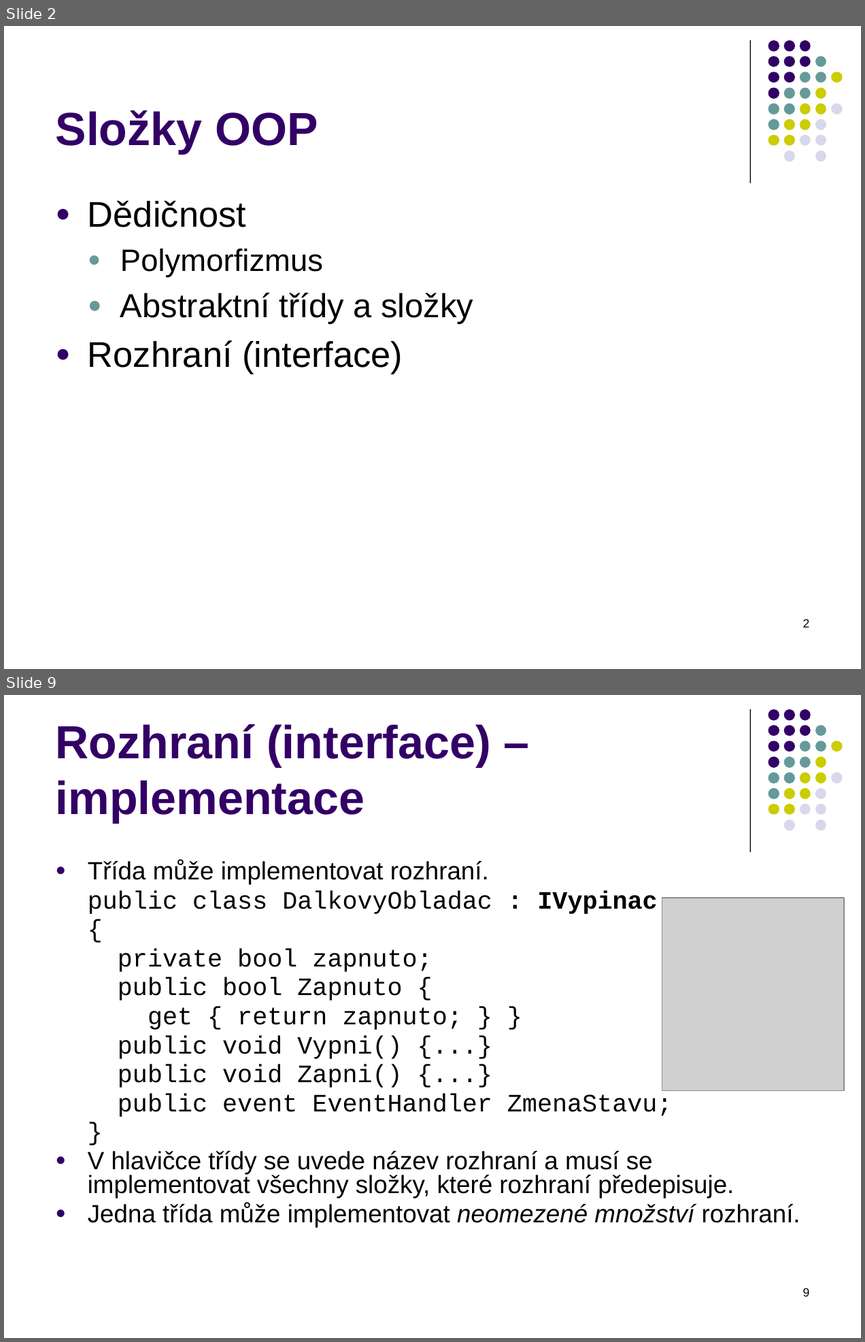
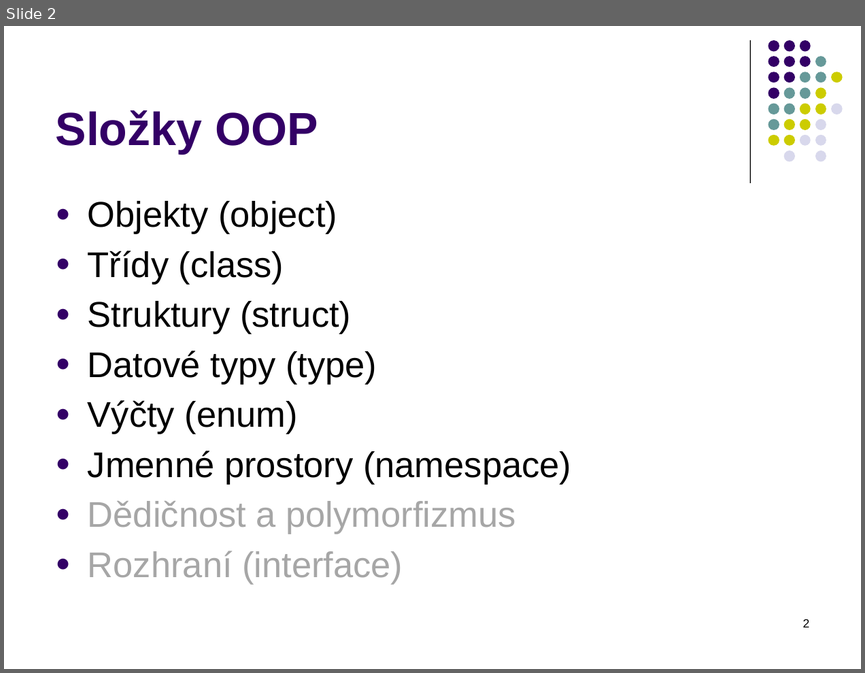
Before and after one commit to PetrVobornik/prednasky, a slide deck: Xamarin.Forms/01-OOP-a-NET/OOP-1-tridy.ppsx. Shown one above the other, each under a label of ours: slides 2 and 9 before the commit, slide 2 after it; the slides between them are not shown. The pictures are 865x1342 and 865x673 pixels, drawn with LibreOffice and Linux fonts; fonts in the diff are those of the drawing; grey boxes stand for pictures. Boxes give left, top, right and bottom in pixels: in the first picture for what was removed or moved away, otherwise in the second. Text is boxed around its words. In the diff, an @@ line names an element or a change of style, - is before the commit and + after.

```diff
--- a/Xamarin.Forms/01-OOP-a-NET/OOP-1-tridy.ppsx
+++ b/Xamarin.Forms/01-OOP-a-NET/OOP-1-tridy.ppsx
@@ slide 9 removed at box(4, 695, 861, 1338), background #FFFFFF; not listed: 32 template elements that a slide beside it also shows @@
@@ title removed at box(56, 724, 491, 823) @@
-Rozhraní (interface) – implementace
@@ text removed at box(88, 860, 800, 1227) @@
-● Třída může implementovat rozhraní.
-public class DalkovyObladac : IVypinac
-{
-private bool zapnuto;
-public bool Zapnuto {
-get { return zapnuto; } }
-public void Vypni() {...}
-public void Zapni() {...}
-public event EventHandler ZmenaStavu;
-}
-● V hlavičce třídy se uvede název rozhraní a musí se implementovat všechny složky, které rozhraní předepisuje.
-● Jedna třída může implementovat neomezené množství rozhraní.
@@ picture removed at box(662, 898, 844, 1091) @@
@@ page number removed at box(803, 1287, 810, 1296) @@
-9
@@ slide 2 changed as well @@
@@ text at box(88, 201, 571, 534): text changed; size 28 to 30 pt @@
-● Dědičnost
-  ● Polymorfizmus
-  ● Abstraktní třídy a složky
+● Objekty (object)
+● Třídy (class)
+● Struktury (struct)
+● Datové typy (type)
+● Výčty (enum)
+● Jmenné prostory (namespace)
+● Dědičnost a polymorfizmus
@@ text at box(88, 550, 402, 584): text colour #000000 to #A6A6A6 in "Rozhraní (interface)" @@
```
Also in this commit, not shown: 4 other slides changed, 22 slides added, 7 other slides removed, 1 other file.
